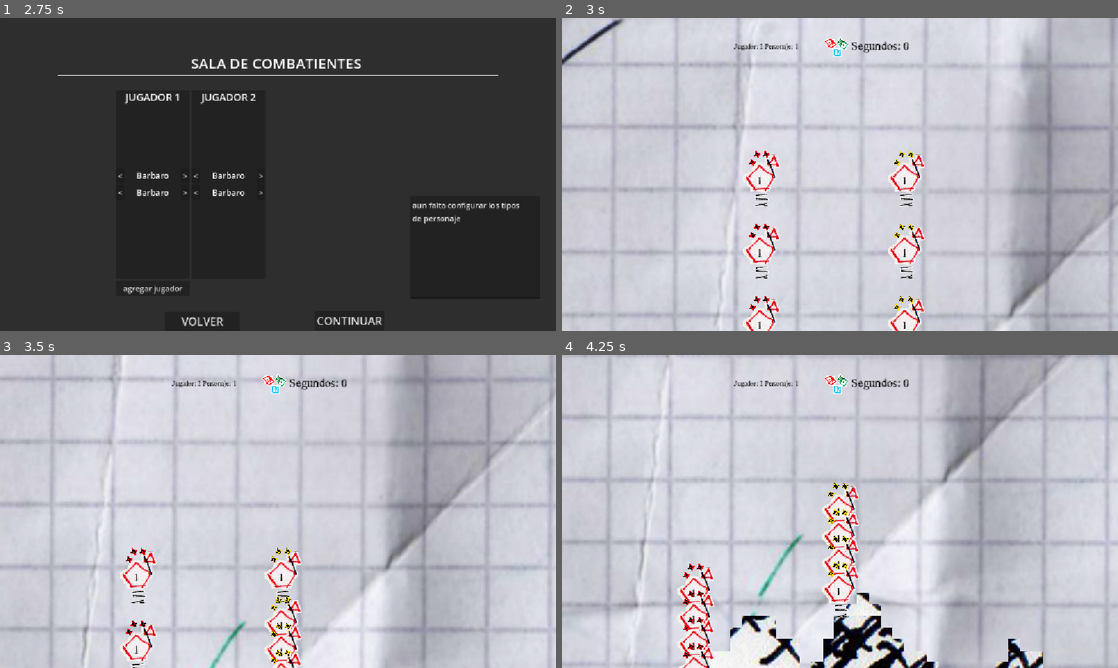
Above: before the commit, frames 1-4 (two rows, left to right).
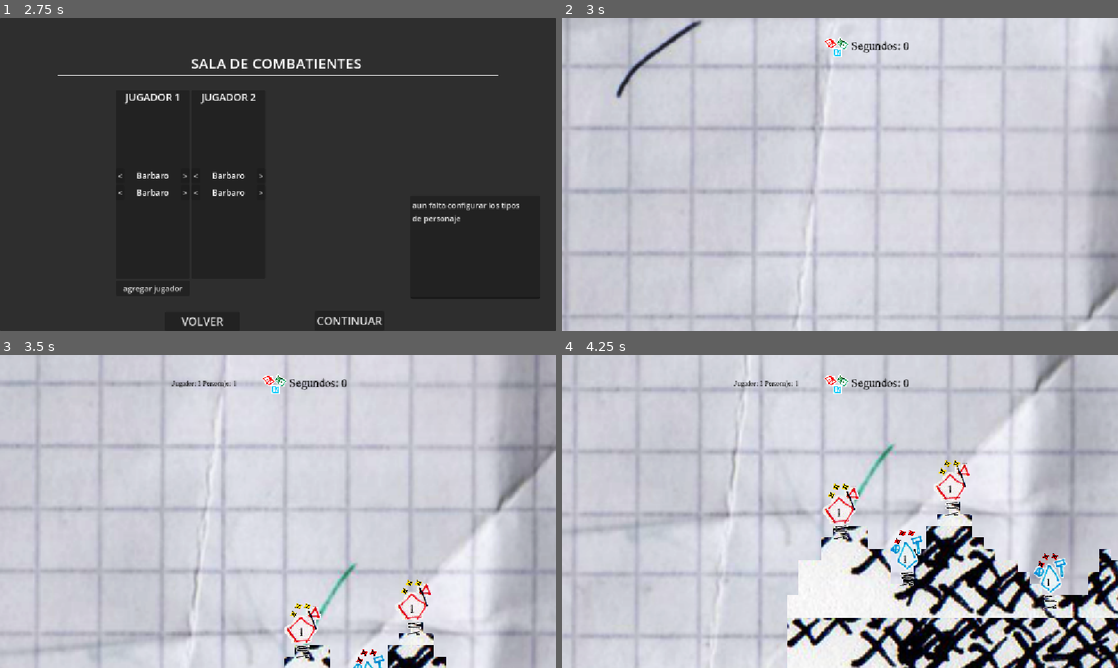
Above: after the commit, the same moments.

Repository: Pablo7776/Motores_Graficos
Game: Godot game, scene res://Escenas/menu_principal.tscn
Two runs of this game, one before a commit and one after it. Both use one fixed random seed, a clock stepped at 60 frames per second and the inputs below. The engine's default icon, where the game draws it, is replaced by a stand-in: a white triangle on a blue panel in a dark square.
Inputs (mouse positions are in pixels of both pictures, inside the frame that each line leads up to):
- Up to frame 1 (2.75 s): click "INICIAR" at 0.5 s; click "VOLVER" at 1.25 s; click "INICIAR" at 2 s
- Up to frame 2 (3 s): click "CONTINUAR" at 2.75 s
- Up to frame 3 (3.5 s): no input
- Up to frame 4 (4.25 s): move the mouse to (962, 495) at 3.52 s; hold Right (mover_derecha) from 3.53 s (still down); click (962, 495) at 3.6 s; tap Space (saltar) at 3.77 s

Frame 1 is identical in both runs. In frame 2, 23% of the frame differs, in the area x 0-100%, y 0-100%; in frame 3, 35%; in frame 4, 45%.

Commit message:
implementacion del spawn al suelo

Diff:
--- a/da-2-zafarrancho/gestor_de_turnos_v_2.gd
+++ b/da-2-zafarrancho/gestor_de_turnos_v_2.gd
@@ -18,25 +18,31 @@
 	turno_de.connect(hud._on_gestor_cambiar_turno) #como llama a la función en el hud se puede mejorar para que sea mas claro
 
 #acá se crean los personajes, las listas de jugadores y de equipos, a partir de los datos del menú de partida
-func _on_menu_de_partida_iniciar(cant_jugadores, cant_personajes) -> void:
+func _on_menu_de_partida_iniciar(cant_jugadores, cant_personajes, clases_elegidas: Array = []) -> void:
 	lista_jugadores.clear()
 	equipos.clear()
 	jugadores = cant_jugadores
 	personajes = cant_personajes
 	turno_personaje = 0
+	await get_tree().create_timer(0.5).timeout
+	var espacio_fisico = camara.get_world_2d().direct_space_state
 	#var personaje = preload("res://modulos/personajes/personaje_base.tscn")
 	for i in range(jugadores):
 		equipos[i] = {"turno_propio": turno_personaje, "personajes_propios":[]}
 		for j in range(personajes):
+			var tipo_de_clase = "base"
+			if clases_elegidas.size() > 0:
+				tipo_de_clase = clases_elegidas[i][j]
 			#var nuevo_pj = personaje.instantiate()
 			#var nuevo_pj = spawner.crear_personaje("base")
-			var nuevo_pj = spawner.crear_personaje("cazador", i, j)
+			var nuevo_pj = spawner.crear_personaje(tipo_de_clase, i, j, espacio_fisico)
 			#nuevo_pj.position = Vector2(i * 200, j * 100)
 			#nuevo_pj.jugador_id = i
 			#nuevo_pj.indice_en_equipo = j
+			get_parent().add_child(nuevo_pj)
 			turno_de.connect(nuevo_pj._on_cambiar_turno) #como llama a la función en el pj se puede mejorar para que sea mas claro
 			nuevo_pj.mori.connect(_on_pj_mori)
-			get_parent().add_child(nuevo_pj)
+			spawner.ubicar_en_suelo(nuevo_pj, espacio_fisico)
 			equipos[i]["personajes_propios"].append(nuevo_pj)
 	primer_turno()
 
--- a/da-2-zafarrancho/modulos/componentes/spawner_personajes.gd
+++ b/da-2-zafarrancho/modulos/componentes/spawner_personajes.gd
@@ -3,26 +3,40 @@
 
 
 @export var personaje_base : PackedScene
-@export var personaje_cazador : PackedScene
+@export var personaje_arquero : PackedScene
 @export var personaje_otro : PackedScene
 
-func crear_personaje(tipo:String, jugador_id:int, indice:int):
+func crear_personaje(tipo:String, jugador_id:int, indice:int, espacio: PhysicsDirectSpaceState2D):
 	var escena : PackedScene
 
 	match tipo:
 		"base":
 			escena = personaje_base
-
-		"cazador":
-			escena = personaje_cazador
-
+		"arquero":
+			escena = personaje_arquero
 		"otro":
 			escena = personaje_otro
 
 	var pj = escena.instantiate()
 
-	pj.position = Vector2(jugador_id * 200, indice * 100)
 	pj.jugador_id = jugador_id
 	pj.indice_en_equipo = indice
 
 	return pj
+
+func ubicar_en_suelo(pj: Node2D, espacio: PhysicsDirectSpaceState2D, intentos: int = 0):
+	if intentos > 50:
+		pj.global_position = Vector2(randf_range(100, 1000), 0)
+		return
+
+	var x_aleatorio = randf_range(50, 1100)
+	var inicio = Vector2(x_aleatorio, -500)
+	var fin = Vector2(x_aleatorio, 2000)
+	var query = PhysicsRayQueryParameters2D.create(inicio, fin)
+
+	var resultado = espacio.intersect_ray(query)
+
+	if resultado:
+		pj.global_position = resultado.position - Vector2(0, 15)
+	else:
+		ubicar_en_suelo(pj, espacio, intentos + 1)
--- a/da-2-zafarrancho/modulos/personajes/personaje_base.gd
+++ b/da-2-zafarrancho/modulos/personajes/personaje_base.gd
@@ -4,7 +4,7 @@
 const SPEED = 300.0
 const JUMP_VELOCITY = -400.0
 
-@onready var animacion
+var animacion
 @onready var visuales_flipeables: Node2D = $VisualesFlipeables
 @onready var state_machine = $StateMachine
 @onready var dado = $Dado
@@ -59,17 +59,31 @@
 	set_physics_process(true)
 	state_machine.change_state(state_machine.idle_state)
 
+#func asignar_animacion():
+	#"""
+	#if (jugador_id+1)%2 ==0:
+		#animacion = preload("res://Escenas/Personajes/sprite_pj_2.tscn").instantiate()
+	#else:
+		#animacion = preload("res://Escenas/Personajes/sprite_pj_1.tscn").instantiate()
+	#add_child(animacion)
+	#move_child(animacion,0)
+	#"""
+	##animacion = $VisualesFlipeables/SpritePJ1
+
 func asignar_animacion():
-	"""
-	if (jugador_id+1)%2 ==0:
-		animacion = preload("res://Escenas/Personajes/sprite_pj_2.tscn").instantiate()
+	var escena_sprite : PackedScene
+
+	# Decide qué escena cargar dependiendo del jugador_id
+	if (jugador_id + 1) % 2 == 0:
+		escena_sprite = preload("res://Escenas/Personajes/sprite_pj_2.tscn")
 	else:
-		animacion = preload("res://Escenas/Personajes/sprite_pj_1.tscn").instantiate()
-	add_child(animacion)
-	move_child(animacion,0)
-	"""
-	#animacion = $VisualesFlipeables/SpritePJ1
+		escena_sprite = preload("res://Escenas/Personajes/sprite_pj_1.tscn")
 
+	# Instancia la escena y la guarda en la variable
+	animacion = escena_sprite.instantiate()
+
+	# Lo añade como hijo específicamente de VisualesFlipeables
+	visuales_flipeables.add_child(animacion)
 	for child in visuales_flipeables.get_children():
 		if child.has_method("play"):
 			animacion = child
